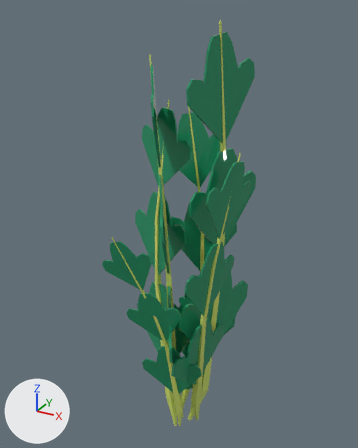
The FBX model Assets/Art/Models/Vegetables/Carrot/Planted/Carrot_8.fbx: old version first, new version second.
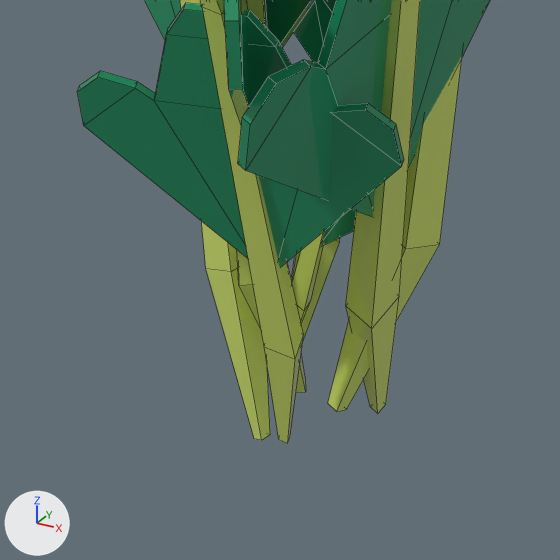
Each version is shown whole from a 50 mm lens placed at (0.2344, -0.4335, 0.4874), pointed at (-0.0112, 0.0132, 0.2641), then close up on the part from 36% to 64% of the width and 77% to 100% of the height. Every picture has the same lights, and +X, +Y and +Z are marked at lower left. The close-ups show mesh edges as thin lines. Where no turn or scale is listed for an object, it has been applied to the vertices.

The first close-up shows '8_Carrot'.
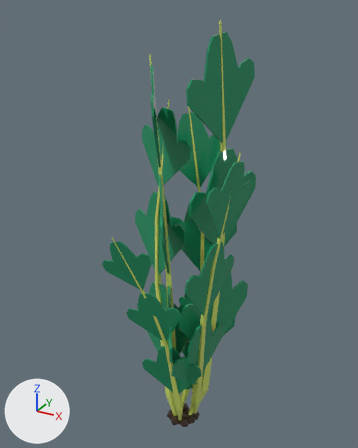
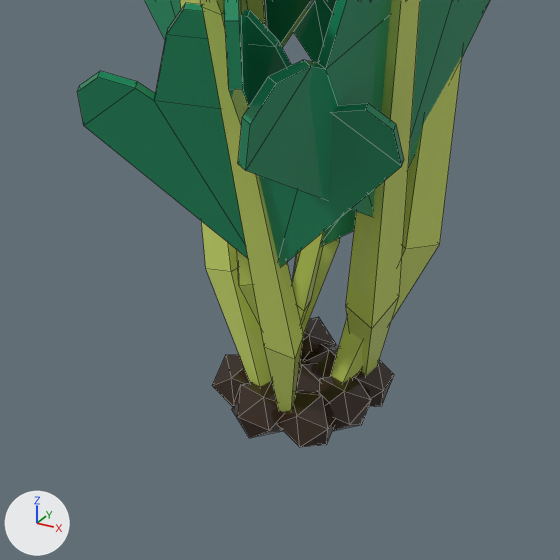
The newer file is also rescaled (x2.0) as a whole; pictures and numbers use the older file's frame.

What differs and where, as boxes [x1, y1, x2, y2] in the close-ups (560 x 560 px; the box of a moved part takes in the faces that stretch with it):
'8_Carrot', reshaped
    before: [77, 0, 490, 443]
    after: [77, 0, 490, 447]
part 1 of me_plane_031, added (black)
    after: [278, 391, 336, 447]
part 2 of me_plane_031, added (brown)
    after: [212, 354, 250, 407]
part 3 of me_plane_031, added (black)
    after: [301, 317, 336, 359]
part 4 of me_plane_031, added (black)
    after: [353, 360, 394, 407]
part 5 of me_plane_031, added
    after: [304, 344, 339, 378]
part 6 of me_plane_031, added
    after: [318, 376, 371, 431]
part 7 of me_plane_031, added
    after: [296, 359, 323, 392]
part 8 of me_plane_031, added (brown)
    after: [232, 381, 283, 438]
part 9 of me_plane_031, moved or reshaped
    before: [206, 240, 439, 443]
    after: [206, 240, 439, 412]

Patch to the scene script:
```diff
--- a/Assets/Art/Models/Vegetables/Carrot/Planted/Carrot_8.fbx.py
+++ b/Assets/Art/Models/Vegetables/Carrot/Planted/Carrot_8.fbx.py
@@ me_plane_031 @@
 # used by ob_8_carrot; location = (0.0, 0.0, 0.0)
-me_plane_031.from_pydata(...)  # 812 vertices, 749 faces; spans x -0.079..0.068, y -0.081..0.081, z -0.013..0.476
+me_plane_031.from_pydata(...)  # 920 vertices, 929 faces; spans x -0.079..0.068, y -0.081..0.081, z -0.008..0.476
+# me_plane_031 part 1: a new loose piece, an icosphere of 20 faces spanning x 0.001..0.014, y -0.014..0.0, z -0.008..0.005, in mat_base_color (picture img_paleta_png)
+# me_plane_031 part 2: a new loose piece, an icosphere of 20 faces spanning x -0.018..-0.005, y -0.011..0.003, z -0.008..0.005, in mat_base_color (picture img_paleta_png)
+# me_plane_031 part 3: a new loose piece, an icosphere of 20 faces spanning x -0.01..0.003, y 0.006..0.02, z -0.008..0.005, in mat_base_color (picture img_paleta_png)
+# me_plane_031 part 4: a new loose piece, an icosphere of 20 faces spanning x 0.007..0.02, y 0.003..0.017, z -0.008..0.005, in mat_base_color (picture img_paleta_png)
+# me_plane_031 part 5: a new loose piece, an icosphere of 20 faces spanning x -0.002..0.012, y 0.002..0.015, z -0.008..0.005, in mat_base_color (picture img_paleta_png)
+# me_plane_031 part 6: a new loose piece, an icosphere of 20 faces spanning x 0.005..0.019, y -0.006..0.008, z -0.008..0.005, in mat_base_color (picture img_paleta_png)
+# me_plane_031 part 7: a new loose piece, an icosphere of 20 faces spanning x -0.005..0.008, y -0.006..0.007, z -0.008..0.005, in mat_base_color (picture img_paleta_png)
+# me_plane_031 part 8: a new loose piece, an icosphere of 20 faces spanning x -0.011..0.003, y -0.016..-0.003, z -0.008..0.005, in mat_base_color (picture img_paleta_png)
+# me_plane_031 part 9
+# 26 vertices move from x -0.011..0.017, y -0.011..0.015, z -0.013..-0.005 to x -0.009..0.014, y -0.008..0.013, z -0.006
 me_plane_031.materials.append(mat_base_color)
```
